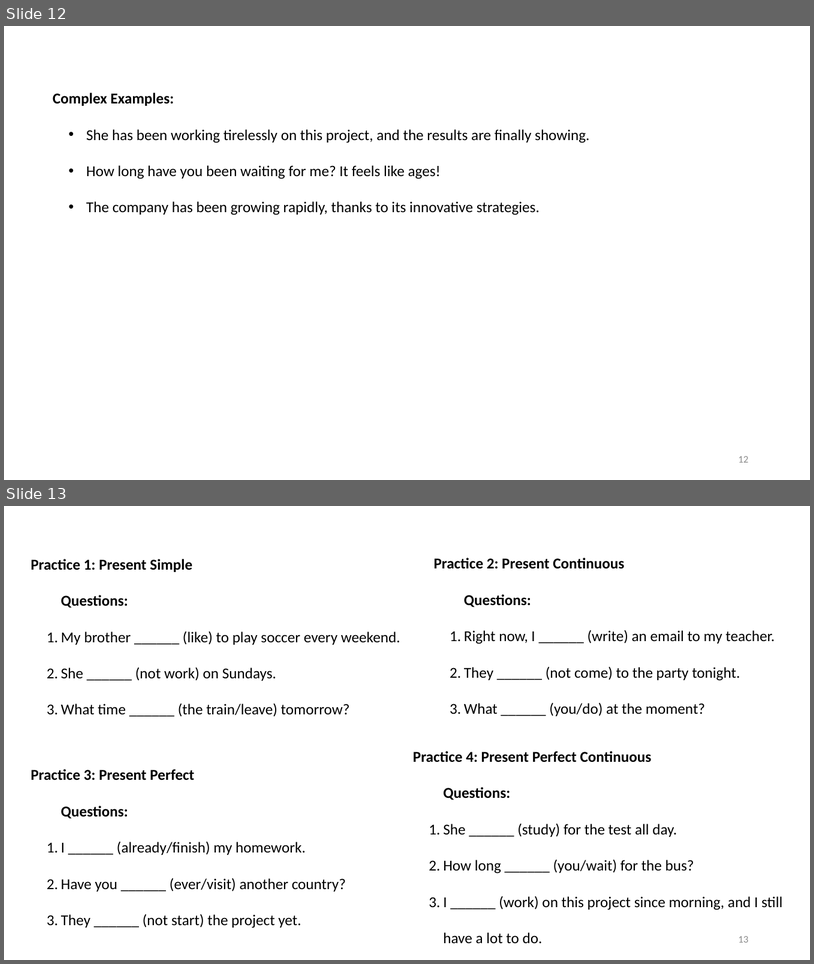
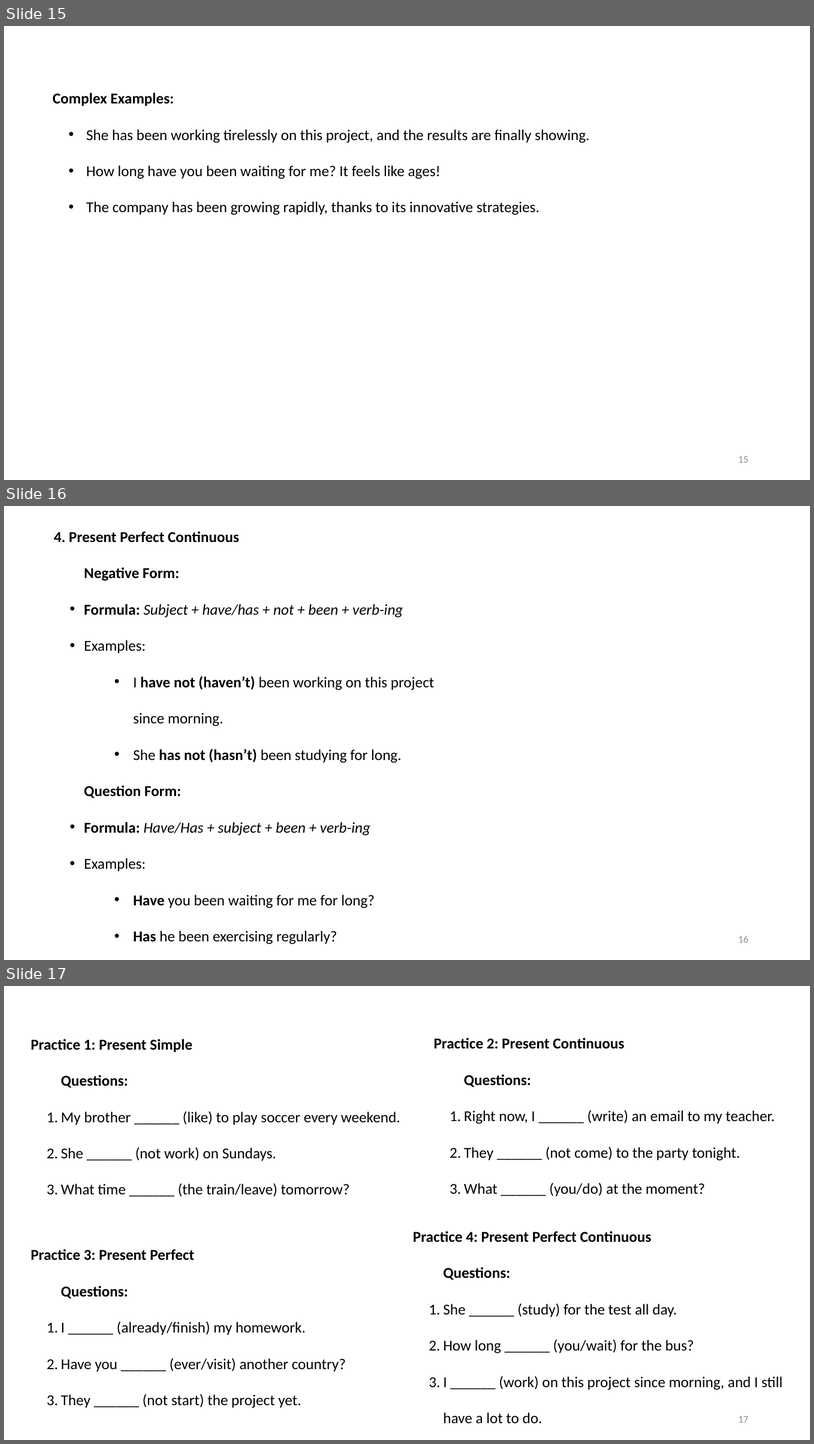
Before and after one commit to mmmovahed/English_grammer_self_study, a slide deck: English.pptx. Shown one above the other, each under a label of ours: slides 12 and 13 before the commit, slides 15, 16 and 17 after it. The pictures are 814x964 and 814x1444 pixels, drawn with LibreOffice and Linux fonts; fonts in the diff are those of the drawing. Boxes give left, top, right and bottom in pixels: in the first picture for what was removed or moved away, otherwise in the second. Text is boxed around its words. In the diff, an @@ line names an element or a change of style, - is before the commit and + after.

Commit message:
negative and question form have been added.

```diff
--- a/English.pptx
+++ b/English.pptx
@@ slide 16 added at (4, 506, 810, 960), background #FFFFFF @@
@@ text added at (54, 531, 434, 944), 18 pt, text #000000 @@
+4. Present Perfect Continuous
+  Negative Form:
+  • Formula: Subject + have/has + not + been + verb-ing
+  • Examples:
+    • I have not (haven’t) been working on this project since morning.
+    • She has not (hasn’t) been studying for long.
+  Question Form:
+  • Formula: Have/Has + subject + been + verb-ing
+  • Examples:
+    • Have you been waiting for me for long?
+    • Has he been exercising regularly?
@@ page number added at (738, 936, 749, 942), 12 pt, text #8C8C8C @@
+16
@@ what was slide 12 is now slide 15 @@
@@ page number at (738, 456, 749, 462): text changed @@
-12
+15
@@ what was slide 13 is now slide 17 @@
@@ page number at (738, 1416, 749, 1422): text changed @@
-13
+17
```
Also in this commit, not shown: 3 other slides added.
